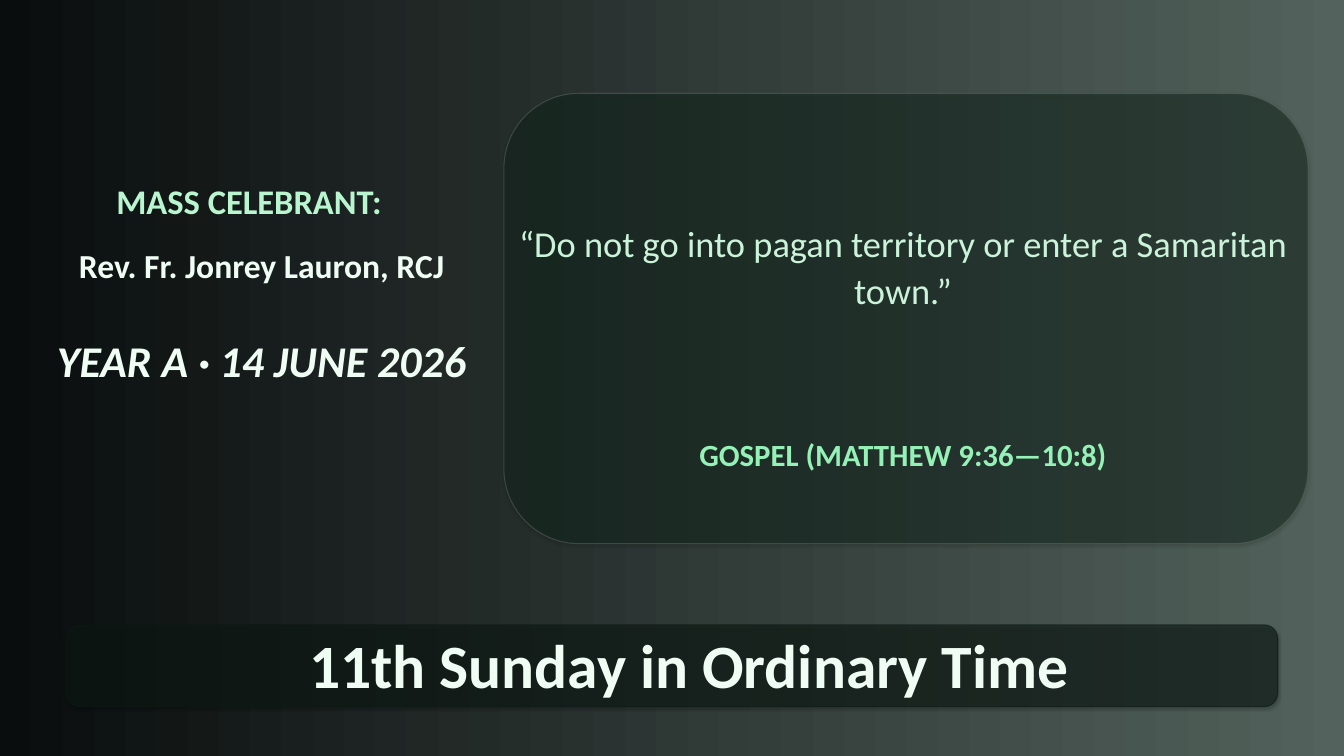
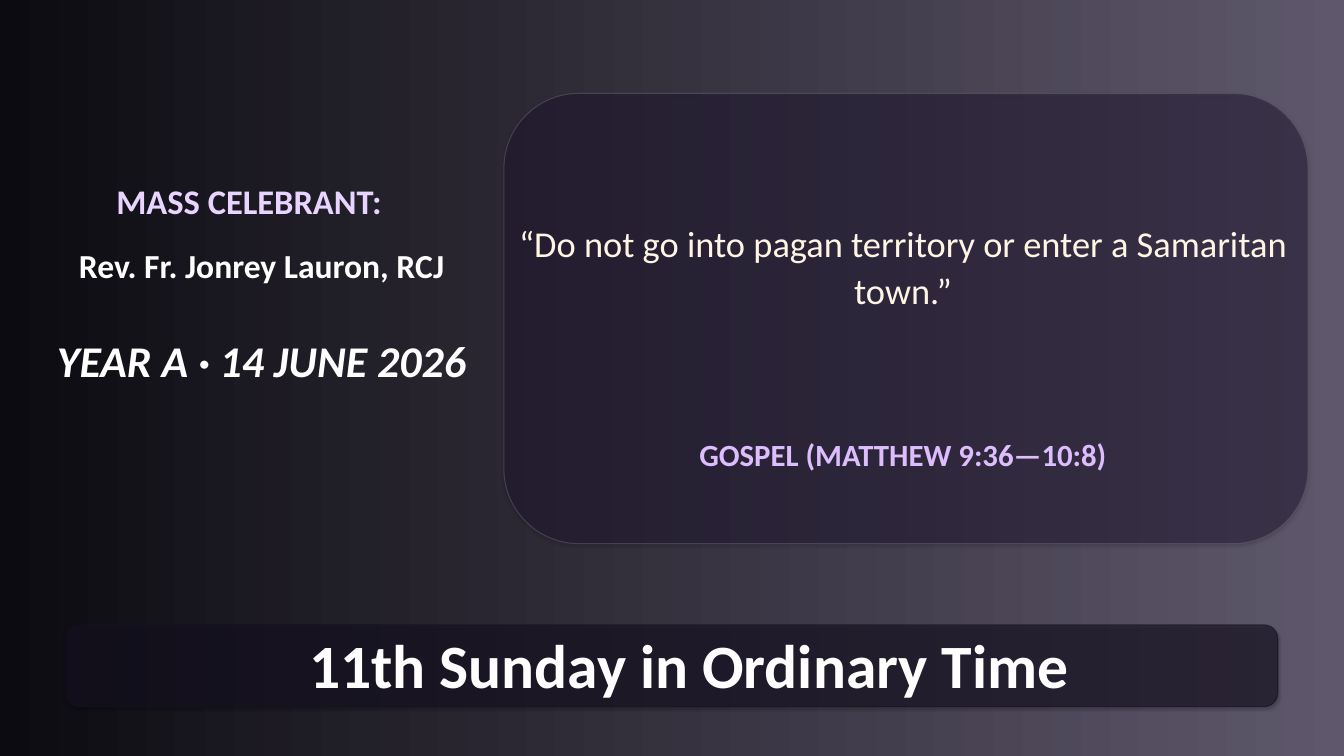
Before and after one commit to divinogabriel9/verbum, a slide deck: slide 23 of outputs/GFCC14Jun2026_11thSundayinOrdinaryTime.pptx (slide 26 before the commit). Drawn at 1344x756 pixels with LibreOffice and Linux fonts; fonts in the diff are those of the drawing. Boxes give left, top, right and bottom in pixels: in the first picture for what was removed or moved away, otherwise in the second. Text is boxed around its words. In the diff, an @@ line names an element or a change of style, - is before the commit and + after.

```diff
--- a/outputs/GFCC14Jun2026_11thSundayinOrdinaryTime.pptx
+++ b/outputs/GFCC14Jun2026_11thSundayinOrdinaryTime.pptx
@@ background gradient #090D0D to #53625C to gradient #0C0B11 to #5F586C @@
@@ rounded rectangle at (x1=504, y1=93, x2=1308, y2=544): fill #10251C at 45% opacity to #211733 at 45% opacity; outline #616F69 1.13 pt to #6C6678 1.13 pt @@
@@ text "MASS CELEBRANT:" at (x1=116, y1=191, x2=382, y2=215): text colour #B9F6CF to #E8D4FE @@
@@ text "“Do not go into pagan ..." at (x1=519, y1=231, x2=1287, y2=305): text colour #CBF3D9 to #FEF5E4 @@
@@ text "GOSPEL (MATTHEW 9:36—10:8)" at (x1=699, y1=443, x2=1106, y2=471): text colour #95F1B6 to #DDBDFE @@
@@ rounded rectangle at (x1=66, y1=625, x2=1277, y2=707): fill #0D1914 at 61% opacity to #161122 at 61% opacity; outline #0D1914 1.13 pt to #161122 1.13 pt @@
@@ text colour #F0FDF4 to #FFFFFF in 3 elements at (x1=79, y1=256, x2=444, y2=284), (x1=57, y1=347, x2=466, y2=378), (x1=309, y1=644, x2=1069, y2=698) @@
```
Also in this commit, not shown: 66 other slides changed, 3 slides added, 6 slides removed, 8 other files.
